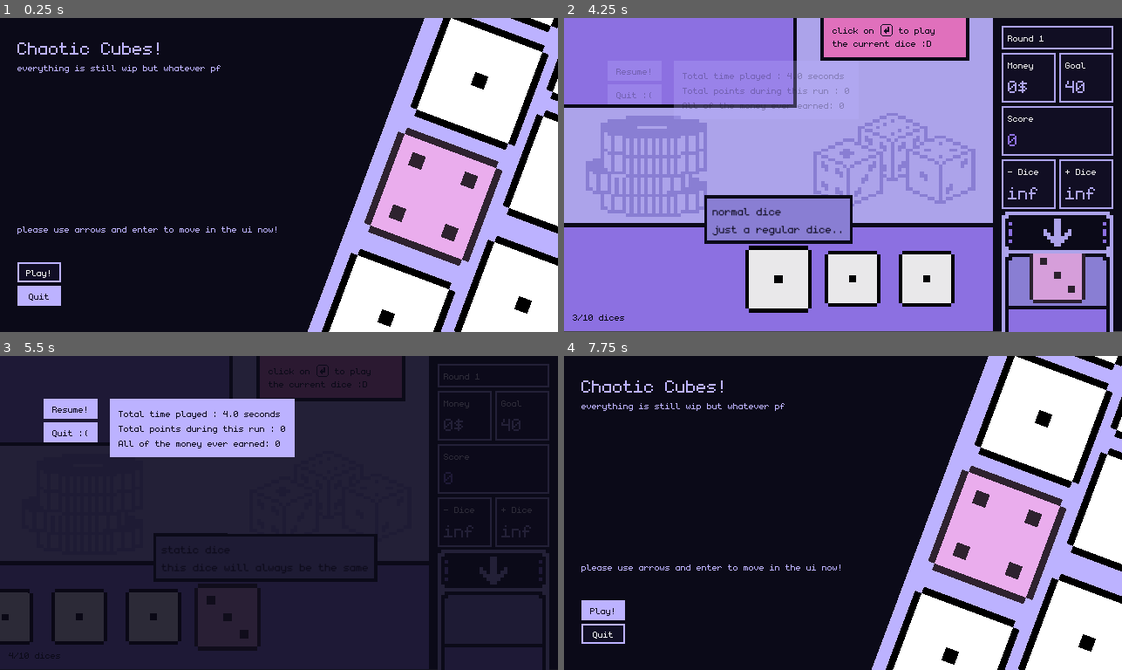
Above: before the commit, frames 1-4 (two rows, left to right).
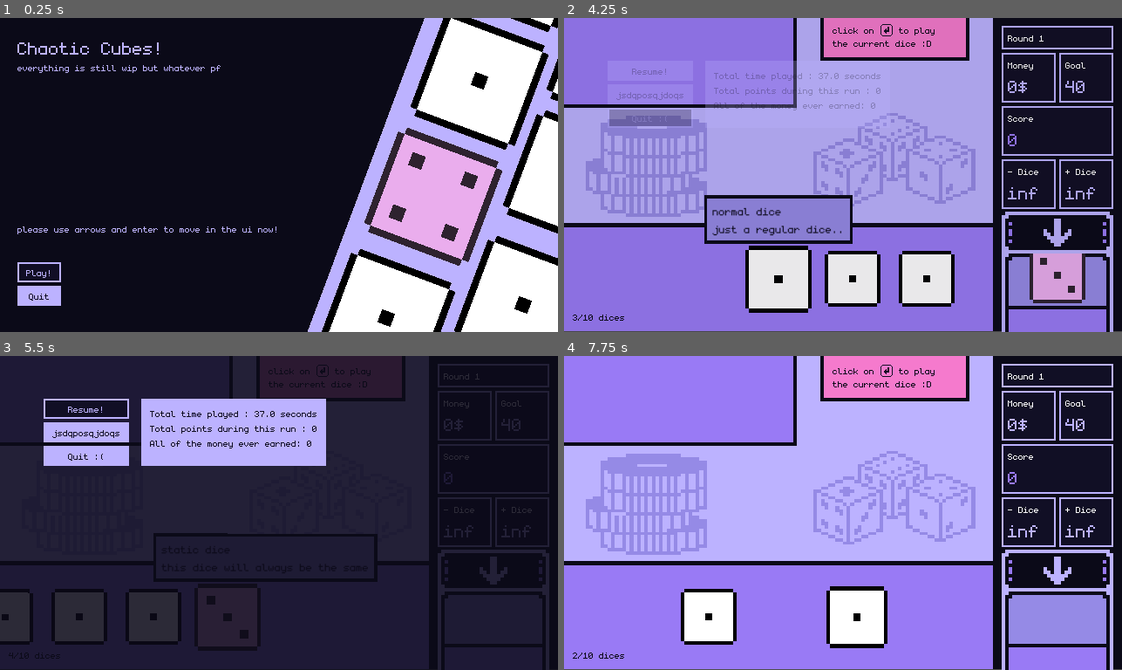
Above: after the commit, the same moments.

Repository: espcaa/chaotic-cubes
Game: Godot game, scene res://scenes/main_menu.tscn
The game is run twice, just before and just after one commit, with the same random seed, the same clock (stepped at 60 frames per second) and the same inputs. Sound files missing from this copy of the repository are replaced by a short silence.
Inputs (mouse positions are in pixels of both pictures, inside the frame that each line leads up to):
- Up to frame 1 (0.25 s): no input
- Up to frame 2 (4.25 s): tap Enter (play) at 0.5 s; move the mouse to (965, 159) at 0.52 s; hold D (right) 0.53-1.28 s; tap Tab (draw) at 0.6, 3.6 s; click (965, 159) at 0.67 s; move the mouse to (731, 190) at 1.27 s; hold A (left) 1.28-2.03 s; tap Down (remove_dice) at 1.35, 2.1, 2.85 s; click (731, 190) at 1.42 s; move the mouse to (893, 36) at 2.02 s; hold D (right) 2.03-2.78 s; click (893, 36) at 2.17 s; move the mouse to (815, 237) at 2.77 s; hold Up (ui_up) 2.78-3.53 s; click (815, 237) at 2.92 s; move the mouse to (1010, 222) at 3.52 s; hold A (left) from 3.53 s (still down); click (1010, 222) at 3.67 s; tap Escape (pause) at 4.15 s
- Up to frame 3 (5.5 s): keep holding A (left); move the mouse to (111, 465) at 4.27 s; tap Down (remove_dice) at 4.35 s; click (111, 465) at 4.42 s; move the mouse to (306, 513) at 5.02 s; tap Tab (draw) at 5.1 s; click (306, 513) at 5.17 s
- Up to frame 4 (7.75 s): tap Space at 5.75 s; move the mouse to (759, 434) at 5.77 s; release A (left) at 5.78 s; hold D (right) 5.78-6.53 s; tap Enter (play) at 5.85 s; click (759, 434) at 5.92 s; move the mouse to (965, 497) at 6.52 s; hold Up (ui_up) 6.53-7.28 s; tap Down (remove_dice) at 6.6, 7.35 s; click (965, 497) at 6.67 s; move the mouse to (731, 528) at 7.27 s; hold D (right) from 7.28 s (still down); click (731, 528) at 7.42 s

The runs differ from the first frame. In frame 1, less than 0.1% of the frame differs, in the area x 4-9%, y 80-83%; in frame 2, 1.4%; in frame 3, 4.5%; in frame 4, 93%, in the area x 0-100%, y 0-100%.

Commit message:
fixed the button focusing

Diff:
--- a/scenes/custom_button.gd
+++ b/scenes/custom_button.gd
@@ -19,6 +19,9 @@
 
 var cached_bg: Color = Color.TRANSPARENT
 var cached_font: Color = Color.TRANSPARENT
+
+var stylebox_normal: StyleBoxFlat
+var stylebox_hover: StyleBoxFlat
 
 
 func _ready() -> void:
@@ -63,8 +66,9 @@
 	var style_hover := style_normal.duplicate() as StyleBoxFlat
 	style_hover.bg_color = hover_color_real
 	style_hover.border_color = bg_color_real
-	add_theme_stylebox_override("focus", style_hover)
-	add_theme_stylebox_override("hover", style_hover)
+
+	stylebox_hover = style_hover
+	stylebox_normal = style_normal
 
 
 func get_palette_color(role: ColorRole, custom: Color) -> Color:
@@ -81,3 +85,11 @@
 			return custom
 		_:
 			return Color.WHITE
+
+
+func set_light_font_color() -> void:
+	add_theme_color_override("font_color", cached_bg)
+
+
+func set_dark_font_color() -> void:
+	add_theme_color_override("font_color", cached_font)
--- a/scenes/custom_button.tscn
+++ b/scenes/custom_button.tscn
@@ -21,3 +21,4 @@
 theme_override_styles/pressed = SubResource("StyleBoxEmpty_bfr1r")
 theme_override_styles/normal = SubResource("StyleBoxFlat_32hcy")
 script = ExtResource("1_ql6db")
+hover_color = 4
--- a/scenes/focus_container.gd
+++ b/scenes/focus_container.gd
@@ -2,7 +2,6 @@
 
 var buttons: Array[Button] = []
 var focused_index: int = 0
-var manual_focus: bool = false  # flag to disable our own focus movement when user interacts
 
 
 func _ready() -> void:
@@ -15,56 +14,46 @@
 			_add_button(i)
 
 	if buttons.size() > 0:
-		buttons[0].grab_focus()
+		focused_index = 0
+		await get_tree().process_frame
+		await get_tree().process_frame
+		_focus_next_button()
+		_focus_previous_button()
 
 
 func _add_button(btn: Button) -> void:
 	buttons.append(btn)
 	btn.focus_mode = Control.FOCUS_ALL
-	btn.connect(
-		"mouse_entered", Callable(self, "_on_button_focus_entered").bind(buttons.size() - 1)
-	)
-	btn.connect("gui_input", Callable(self, "_on_button_gui_input"))
-
-
-func _on_button_focus_entered(index: int) -> void:
-	focused_index = index
-	manual_focus = true  # user focused something manually
-	# optional: print("Focus entered on ", buttons[index].name)
-
-
-func _on_button_gui_input(event: InputEvent) -> void:
-	if event is InputEventMouseButton or event is InputEventMouseMotion:
-		manual_focus = true  # user is using the mouse
 
 
 func _input(event: InputEvent) -> void:
-	# if user focused something manually, don't interfere
-	if manual_focus:
-		return
-
 	if event.is_action_pressed("ui_down"):
 		_focus_next_button()
 	elif event.is_action_pressed("ui_up"):
 		_focus_previous_button()
-	elif event.is_action_pressed("ui_accept"):
-		if focused_index != -1 and focused_index < buttons.size():
-			buttons[focused_index].emit_signal("pressed")
+	elif event.is_action_pressed("ui_accept") and buttons.size() > 0:
+		buttons[focused_index].emit_signal("pressed")
 
 
 func _focus_next_button() -> void:
 	if buttons.size() == 0:
 		return
 	focused_index = (focused_index + 1) % buttons.size()
-	buttons[focused_index].grab_focus()
+	focus_btn(buttons[focused_index])
 
 
 func _focus_previous_button() -> void:
 	if buttons.size() == 0:
 		return
 	focused_index = (focused_index - 1 + buttons.size()) % buttons.size()
-	buttons[focused_index].grab_focus()
+	focus_btn(buttons[focused_index])
 
 
-func reset_focus_control() -> void:
-	manual_focus = false
+func focus_btn(btn: Button) -> void:
+	for i in range(buttons.size()):
+		if buttons[i] == btn:
+			btn.set_light_font_color()
+			btn.add_theme_stylebox_override("normal", buttons[i].stylebox_hover)
+		else:
+			buttons[i].set_dark_font_color()
+			buttons[i].add_theme_stylebox_override("normal", buttons[i].stylebox_normal)
--- a/scenes/pause_menu.gd
+++ b/scenes/pause_menu.gd
@@ -8,16 +8,6 @@
 			pause_game()
 		else:
 			await unpause_game()
-
-
-func _on_quit_button_pressed() -> void:
-	Transitioner.load_scene_with_transition(
-		"res://scenes/main_menu.tscn", get_parent(), Enums.ColorRole.SECONDARY
-	)
-
-
-func _on_resume_button_pressed() -> void:
-	await unpause_game()
 
 
 func unpause_game() -> void:
@@ -41,3 +31,13 @@
 	$colored_container/MarginContainer/HBoxContainer/MarginContainer/colored_container/MarginContainer/VBoxContainer/LabelTotalMoney.text = (
 		"All of the money ever earned: " + str(UserData.money)
 	)
+
+
+func _on_quit_pressed() -> void:
+	Transitioner.load_scene_with_transition(
+		"res://scenes/main_menu.tscn", get_parent(), Enums.ColorRole.SECONDARY
+	)
+
+
+func _on_resume_pressed() -> void:
+	await unpause_game()
--- a/scenes/pause_menu.tscn
+++ b/scenes/pause_menu.tscn
@@ -109,14 +109,16 @@
 size_flags_horizontal = 0
 script = ExtResource("3_7l7mv")
 
-[node name="resume_button" parent="colored_container/MarginContainer/HBoxContainer/VBoxContainer" instance=ExtResource("2_myx47")]
+[node name="resume" parent="colored_container/MarginContainer/HBoxContainer/VBoxContainer" instance=ExtResource("2_myx47")]
 layout_mode = 2
-hover_color = 4
 label_text = "Resume!"
 
-[node name="quit_button" parent="colored_container/MarginContainer/HBoxContainer/VBoxContainer" instance=ExtResource("2_myx47")]
+[node name="resume2" parent="colored_container/MarginContainer/HBoxContainer/VBoxContainer" instance=ExtResource("2_myx47")]
 layout_mode = 2
-hover_color = 4
+label_text = "jsdqposqjdoqs"
+
+[node name="quit" parent="colored_container/MarginContainer/HBoxContainer/VBoxContainer" instance=ExtResource("2_myx47")]
+layout_mode = 2
 label_text = "Quit :("
 
 [node name="MarginContainer" type="MarginContainer" parent="colored_container/MarginContainer/HBoxContainer"]
@@ -154,5 +156,6 @@
 &"": SubResource("AnimationLibrary_kukqi")
 }
 
-[connection signal="pressed" from="colored_container/MarginContainer/HBoxContainer/VBoxContainer/resume_button" to="." method="_on_resume_button_pressed"]
-[connection signal="pressed" from="colored_container/MarginContainer/HBoxContainer/VBoxContainer/quit_button" to="." method="_on_quit_button_pressed"]
+[connection signal="pressed" from="colored_container/MarginContainer/HBoxContainer/VBoxContainer/resume" to="." method="_on_resume_pressed"]
+[connection signal="pressed" from="colored_container/MarginContainer/HBoxContainer/VBoxContainer/resume2" to="." method="_on_resume_pressed"]
+[connection signal="pressed" from="colored_container/MarginContainer/HBoxContainer/VBoxContainer/quit" to="." method="_on_quit_pressed"]
--- a/scenes/user_data.gd
+++ b/scenes/user_data.gd
@@ -14,7 +14,7 @@
 
 func _process(delta: float) -> void:
 	if not paused and timer_running:
-		time_run += delta
+		time_run += delta * 10.0
 
 
 func get_reserved_dice() -> Node:
